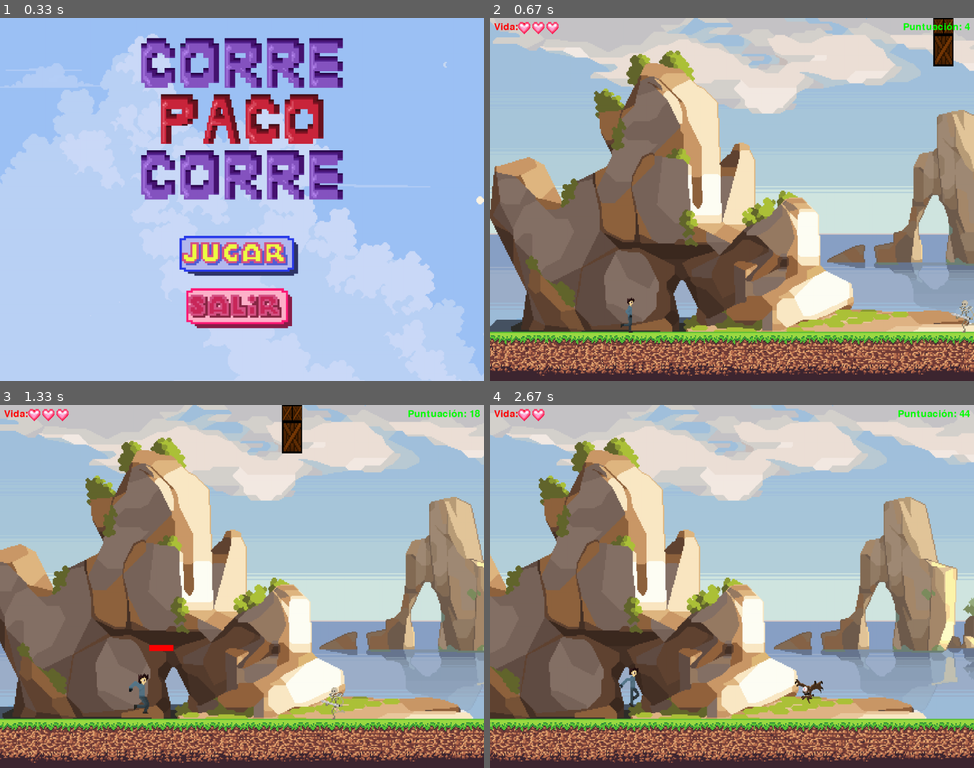
Above: before the commit, frames 1-4 (two rows, left to right).
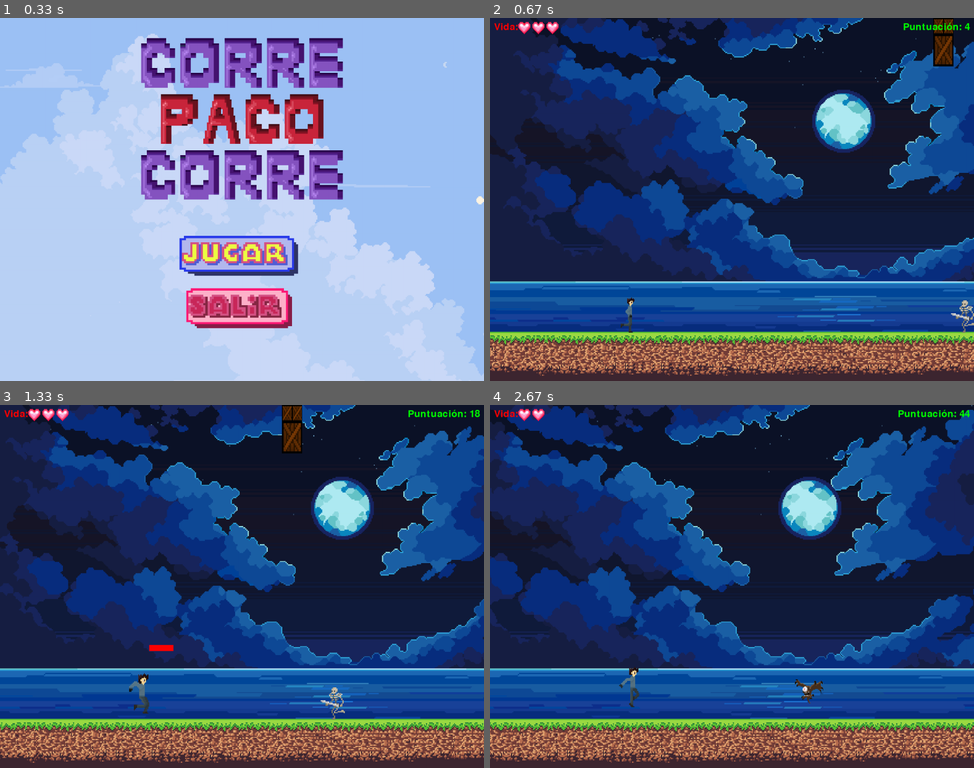
Above: after the commit, the same moments.

Repository: Jol-XD/Corre-Paco-Corre
Game: pygame game, started from proyecto/Juego(test-Jack).py
Same seed, same stepped clock (60 frames per second), same inputs: the game is played once before the commit and once after it.
Inputs (mouse positions are in pixels of both pictures, inside the frame that each line leads up to):
- Up to frame 1 (0.33 s): no input
- Up to frame 2 (0.67 s): click (727, 253) at 0.38 s
- Up to frame 3 (1.33 s): hold Up 0.67-1.13 s; tap Space at 1.17 s
- Up to frame 4 (2.67 s): hold Down 1.5-1.8 s; hold Up 1.83-2.2 s; hold Up from 2.63 s (still down)

Frame 1 is identical in both runs. In frame 2, 88% of the frame differs, in the area x 0-100%, y 0-99%; in frame 3, 91%; in frame 4, 93%.

Commit message:
mas fondos

Diff:
--- a/proyecto/Juego(test-Jack).py
+++ b/proyecto/Juego(test-Jack).py
@@ -807,14 +807,233 @@
     def reset_scroll(self):
         self.scrolls = [0] * len(self.speeds)
 
+class Bg_juego3:
+    scrolls = 0
+    def __init__(self, screen, screen_width, screen_height):
+        self.screen = screen
+        self.screen_width = screen_width
+        self.screen_height = screen_height
+
+        self.bg_speed = 1  # Velocidad adicional para el fondo
+
+        self.speeds = [0.25, 0.35, 0.55, 0.58, 0.61]
+        self.scrolls = [0] * len(self.speeds)
+
+        self.bg_images = []
+        for i in range(1, 6):
+            bg_image = pygame.image.load(os.path.join("proyecto", "sprites", "bg_juego", "Ocean_8", f"{i}.png")).convert_alpha()
+            # Calculate the corresponding width to maintain the aspect ratio
+            aspect_ratio = bg_image.get_width() / bg_image.get_height()
+            bg_width = int(self.screen_height * aspect_ratio)
+
+            # Resize the image to the calculated width and screen_height
+            bg_image = pygame.transform.scale(bg_image, (bg_width, self.screen_height))
+
+            self.bg_images.append(bg_image)
+
+        self.bg_width = self.bg_images[0].get_width()
+
+        self.tiles = math.ceil(self.screen_width / self.bg_width) + 1
+
+    def draw_bg(self):
+        for i, (image, speed) in enumerate(zip(self.bg_images, self.speeds)):
+            for x in range(0, self.tiles):
+                position = (x * self.bg_width + self.scrolls[i], 0)
+                self.screen.blit(image, position)
+
+                # Actualiza el desplazamiento para cada capa.
+                self.scrolls[i] -= speed
+
+                if abs(self.scrolls[i]) > self.bg_width:
+                    self.scrolls[i] = 0
+
+    def reset_scroll(self):
+        self.scrolls = [0] * len(self.speeds)
+
+class Bg_juego4:
+    scrolls = 0
+    def __init__(self, screen, screen_width, screen_height):
+        self.screen = screen
+        self.screen_width = screen_width
+        self.screen_height = screen_height
+
+        self.bg_speed = 1  # Velocidad adicional para el fondo
+
+        self.speeds = [0.25, 0.35, 0.55, 0.55, 0.60]
+        self.scrolls = [0] * len(self.speeds)
+
+        self.bg_images = []
+        for i in range(1, 6):
+            bg_image = pygame.image.load(os.path.join("proyecto", "sprites", "bg_juego", "Ocean_6", f"{i}.png")).convert_alpha()
+            # Calculate the corresponding width to maintain the aspect ratio
+            aspect_ratio = bg_image.get_width() / bg_image.get_height()
+            bg_width = int(self.screen_height * aspect_ratio)
+
+            # Resize the image to the calculated width and screen_height
+            bg_image = pygame.transform.scale(bg_image, (bg_width, self.screen_height))
+
+            self.bg_images.append(bg_image)
+
+        self.bg_width = self.bg_images[0].get_width()
+
+        self.tiles = math.ceil(self.screen_width / self.bg_width) + 1
+
+    def draw_bg(self):
+        for i, (image, speed) in enumerate(zip(self.bg_images, self.speeds)):
+            for x in range(0, self.tiles):
+                position = (x * self.bg_width + self.scrolls[i], 0)
+                self.screen.blit(image, position)
+
+                # Actualiza el desplazamiento para cada capa.
+                self.scrolls[i] -= speed
+
+                if abs(self.scrolls[i]) > self.bg_width:
+                    self.scrolls[i] = 0
+
+    def reset_scroll(self):
+        self.scrolls = [0] * len(self.speeds)
+
+class Bg_juego5:
+    scrolls = 0
+    def __init__(self, screen, screen_width, screen_height):
+        self.screen = screen
+        self.screen_width = screen_width
+        self.screen_height = screen_height
+
+        self.bg_speed = 1  # Velocidad adicional para el fondo
+
+        self.speeds = [0.25, 0.35, 0.55, 0.60,]
+        self.scrolls = [0] * len(self.speeds)
+
+        self.bg_images = []
+        for i in range(1, 5):
+            bg_image = pygame.image.load(os.path.join("proyecto", "sprites", "bg_juego", "Ocean_4", f"{i}.png")).convert_alpha()
+            # Calculate the corresponding width to maintain the aspect ratio
+            aspect_ratio = bg_image.get_width() / bg_image.get_height()
+            bg_width = int(self.screen_height * aspect_ratio)
+
+            # Resize the image to the calculated width and screen_height
+            bg_image = pygame.transform.scale(bg_image, (bg_width, self.screen_height))
+
+            self.bg_images.append(bg_image)
+
+        self.bg_width = self.bg_images[0].get_width()
+
+        self.tiles = math.ceil(self.screen_width / self.bg_width) + 1
+
+    def draw_bg(self):
+        for i, (image, speed) in enumerate(zip(self.bg_images, self.speeds)):
+            for x in range(0, self.tiles):
+                position = (x * self.bg_width + self.scrolls[i], 0)
+                self.screen.blit(image, position)
+
+                # Actualiza el desplazamiento para cada capa.
+                self.scrolls[i] -= speed
+
+                if abs(self.scrolls[i]) > self.bg_width:
+                    self.scrolls[i] = 0
+
+    def reset_scroll(self):
+        self.scrolls = [0] * len(self.speeds)
+
+class Bg_juego6:
+    scrolls = 0
+    def __init__(self, screen, screen_width, screen_height):
+        self.screen = screen
+        self.screen_width = screen_width
+        self.screen_height = screen_height
+
+        self.bg_speed = 1  # Velocidad adicional para el fondo
+
+        self.speeds = [0.25, 0.35, 0.55, 0.60,]
+        self.scrolls = [0] * len(self.speeds)
+
+        self.bg_images = []
+        for i in range(1, 5):
+            bg_image = pygame.image.load(os.path.join("proyecto", "sprites", "bg_juego", "Ocean_3", f"{i}.png")).convert_alpha()
+            # Calculate the corresponding width to maintain the aspect ratio
+            aspect_ratio = bg_image.get_width() / bg_image.get_height()
+            bg_width = int(self.screen_height * aspect_ratio)
+
+            # Resize the image to the calculated width and screen_height
+            bg_image = pygame.transform.scale(bg_image, (bg_width, self.screen_height))
+
+            self.bg_images.append(bg_image)
+
+        self.bg_width = self.bg_images[0].get_width()
+
+        self.tiles = math.ceil(self.screen_width / self.bg_width) + 1
+
+    def draw_bg(self):
+        for i, (image, speed) in enumerate(zip(self.bg_images, self.speeds)):
+            for x in range(0, self.tiles):
+                position = (x * self.bg_width + self.scrolls[i], 0)
+                self.screen.blit(image, position)
+
+                # Actualiza el desplazamiento para cada capa.
+                self.scrolls[i] -= speed
+
+                if abs(self.scrolls[i]) > self.bg_width:
+                    self.scrolls[i] = 0
+
+    def reset_scroll(self):
+        self.scrolls = [0] * len(self.speeds)
+
+class Bg_juego7:
+    scrolls = 0
+    def __init__(self, screen, screen_width, screen_height):
+        self.screen = screen
+        self.screen_width = screen_width
+        self.screen_height = screen_height
+
+        self.bg_speed = 1  # Velocidad adicional para el fondo
+
+        self.speeds = [0.25, 0.35, 0.55, 0.58, 0.60]
+        self.scrolls = [0] * len(self.speeds)
+
+        self.bg_images = []
+        for i in range(1, 6):
+            bg_image = pygame.image.load(os.path.join("proyecto", "sprites", "bg_juego", "Ocean_5", f"{i}.png")).convert_alpha()
+            # Calculate the corresponding width to maintain the aspect ratio
+            aspect_ratio = bg_image.get_width() / bg_image.get_height()
+            bg_width = int(self.screen_height * aspect_ratio)
+
+            # Resize the image to the calculated width and screen_height
+            bg_image = pygame.transform.scale(bg_image, (bg_width, self.screen_height))
+
+            self.bg_images.append(bg_image)
+
+        self.bg_width = self.bg_images[0].get_width()
+
+        self.tiles = math.ceil(self.screen_width / self.bg_width) + 1
+
+    def draw_bg(self):
+        for i, (image, speed) in enumerate(zip(self.bg_images, self.speeds)):
+            for x in range(0, self.tiles):
+                position = (x * self.bg_width + self.scrolls[i], 0)
+                self.screen.blit(image, position)
+
+                # Actualiza el desplazamiento para cada capa.
+                self.scrolls[i] -= speed
+
+                if abs(self.scrolls[i]) > self.bg_width:
+                    self.scrolls[i] = 0
+
+    def reset_scroll(self):
+        self.scrolls = [0] * len(self.speeds)
+
 bg1 = Bg_juego1(pantalla, screen_width, screen_height)
 bg2 = Bg_juego2(pantalla, screen_width, screen_height)
-
-current_bg = random.choice([bg1, bg2])
+bg3 = Bg_juego3(pantalla, screen_width, screen_height)
+bg4 = Bg_juego4(pantalla, screen_width, screen_height)
+bg5 = Bg_juego5(pantalla, screen_width, screen_height)
+bg6 = Bg_juego6(pantalla, screen_width, screen_height)
+bg7 = Bg_juego7(pantalla, screen_width, screen_height)
+current_bg = random.choice([bg1, bg2, bg3, bg4, bg5, bg6, bg7])
 
 def cambiar_fondo_aleatorio():
     global current_bg
-    current_bg = random.choice([bg1, bg2])
+    current_bg = random.choice([bg1, bg2, bg3, bg4, bg5, bg6, bg7])
     current_bg.reset_scroll()
     print(f"Fondo cambiado a: {current_bg}")
 
Binary file changed: proyecto/sprites/bg_juego/Ocean_3/4.png
Binary file changed: proyecto/sprites/bg_juego/Ocean_4/4.png
Binary file changed: proyecto/sprites/bg_juego/Ocean_5/5.png
Binary file added: proyecto/sprites/bg_juego/Ocean_5/6.png
Binary file changed: proyecto/sprites/bg_juego/Ocean_6/4.png
Binary file changed: proyecto/sprites/bg_juego/Ocean_6/5.png
Binary file added: proyecto/sprites/bg_juego/Ocean_6/6.png
Binary file changed: proyecto/sprites/bg_juego/Ocean_8/5.png
